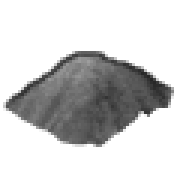
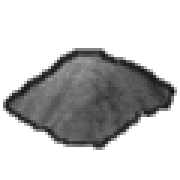
Before/after of a 180 x 180 layered artwork. What changed in the layer stack:
painted on "line" over 3, 48, 177, 150
